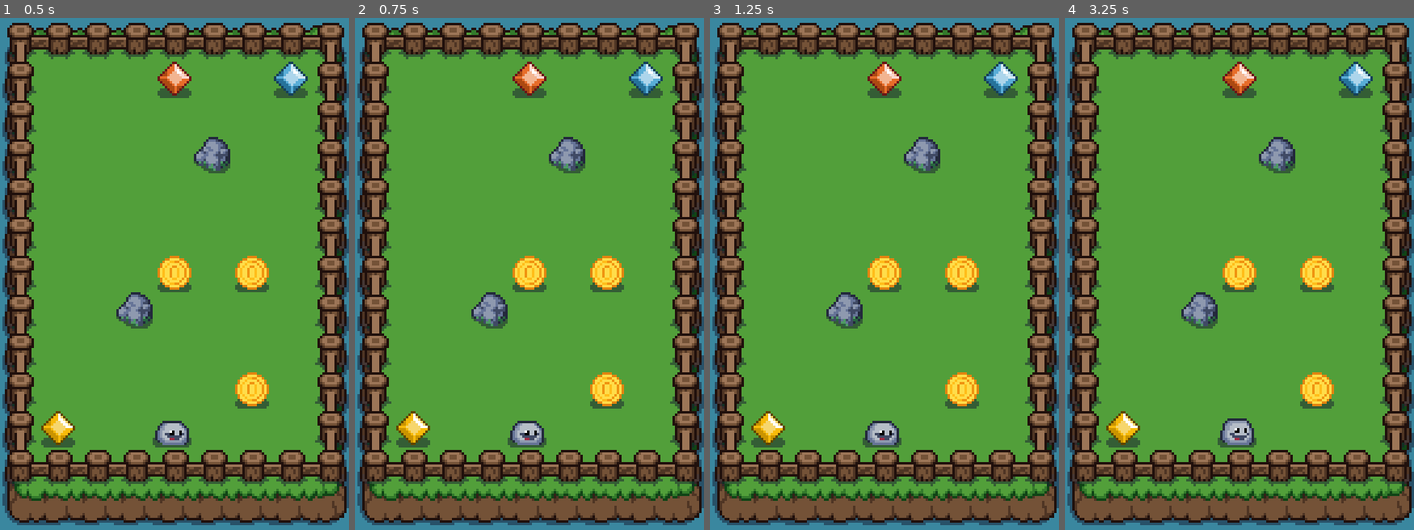
Above: before the commit, frames 1-4 (left to right).
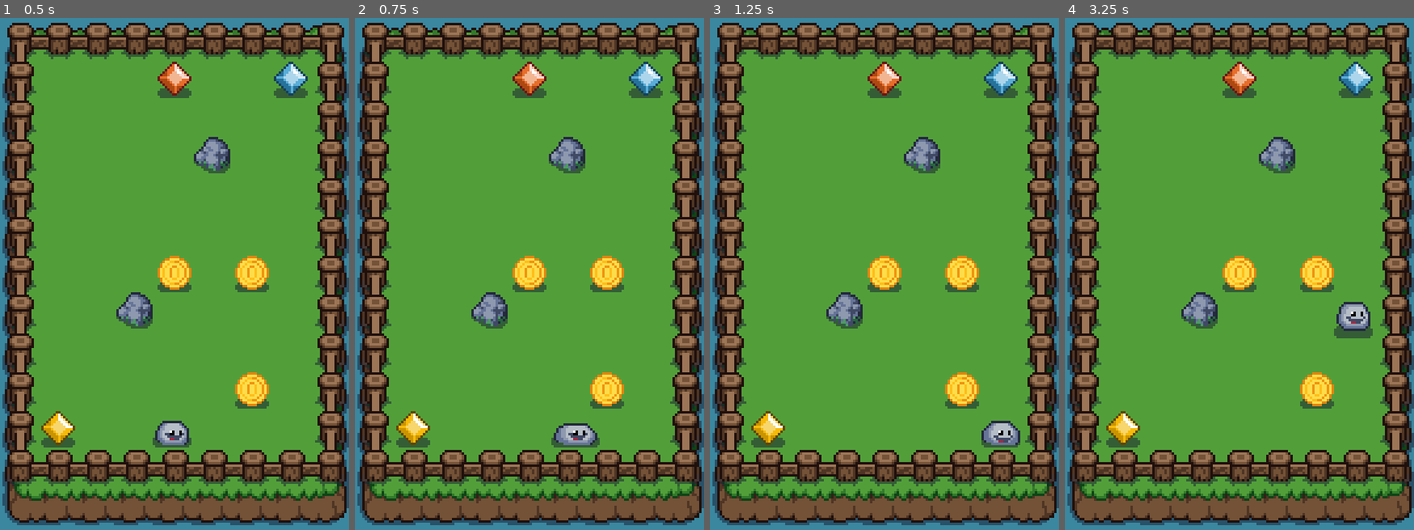
Above: after the commit, the same moments.

Repository: renancvalladao/slime-puzzle-godot
Game: Godot game, scene res://scenes/level.tscn
Two runs of this game, one before a commit and one after it. Both use one fixed random seed, a clock stepped at 60 frames per second and the inputs below.
Inputs (mouse positions are in pixels of both pictures, inside the frame that each line leads up to):
- Up to frame 1 (0.5 s): no input
- Up to frame 2 (0.75 s): tap Enter at 0.5 s; move the mouse to (606, 248) at 0.52 s; hold Right (ui_right) from 0.53 s (still down)
- Up to frame 3 (1.25 s): keep holding Right (ui_right)
- Up to frame 4 (3.25 s): move the mouse to (1169, 299) at 1.27 s; release Right (ui_right) at 1.28 s; hold Down (ui_down) 1.28-2.03 s; tap Space at 2 s; move the mouse to (1274, 156) at 2.02 s; hold Right (ui_right) 2.03-2.78 s; move the mouse to (1222, 376) at 2.77 s; hold Up (ui_up) from 2.78 s (still down)

Frame 1 is identical in both runs. In frame 2, 1.0% of the frame differs, in the area x 43-71%, y 78-84%; in frame 3, 1.0%; in frame 4, 1.2%, in the area x 43-89%, y 55-84%.

Commit message:
Adding arrow input

Diff:
--- a/scripts/player.gd
+++ b/scripts/player.gd
@@ -6,6 +6,12 @@
 var velocity: Vector2
 var speed: int = 100
 var color = Util.Colors.NO_COLOR
+var inputs = {
+	"ui_right": Vector2.RIGHT,
+	"ui_left": Vector2.LEFT,
+	"ui_up": Vector2.UP,
+	"ui_down": Vector2.DOWN
+}
 var sprites = {
 	Util.Colors.NO_COLOR: preload("res://assets/slime_no_color.png"),
 	Util.Colors.BLUE: preload("res://assets/slime_blue.png"),
@@ -37,6 +43,13 @@
 	if velocity != Vector2.ZERO:
 		return
 
+	for direction in inputs.keys():
+		if event.is_action_pressed(direction):
+			var move_direction: Vector2 = inputs[direction]
+			ray_cast.position = move_direction * (tile_size / 2)
+			ray_cast.cast_to = move_direction
+			velocity = move_direction * speed
+
 	if event is InputEventScreenDrag:
 		var relative: Vector2 = event.get_relative()
 		var move_direction: Vector2
